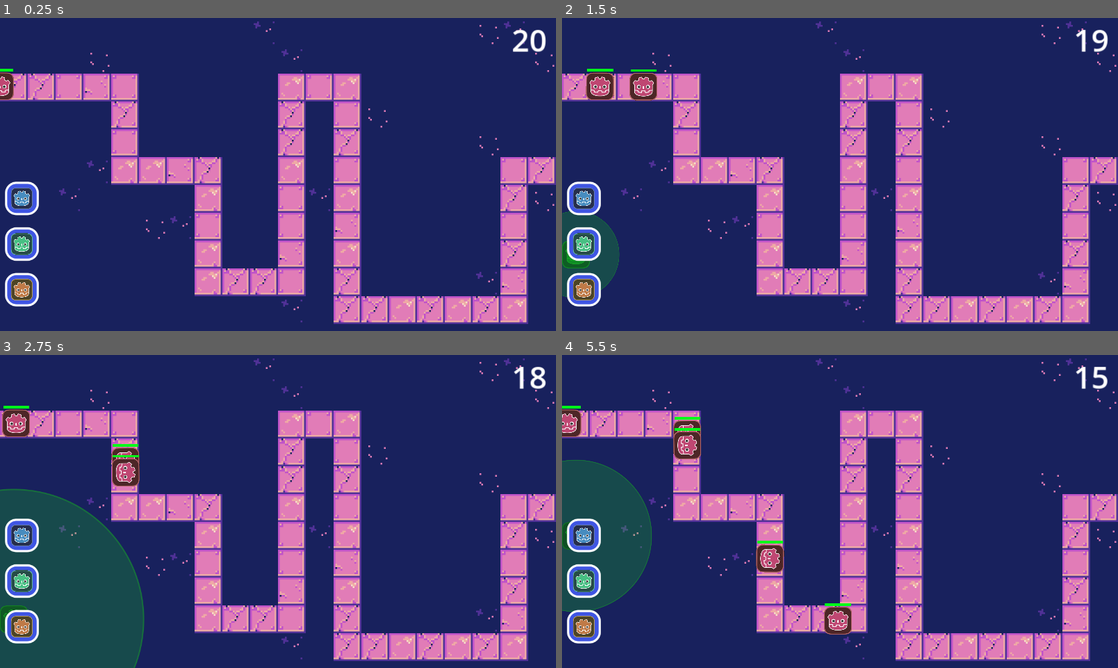
Above: before the commit, frames 1-4 (two rows, left to right).
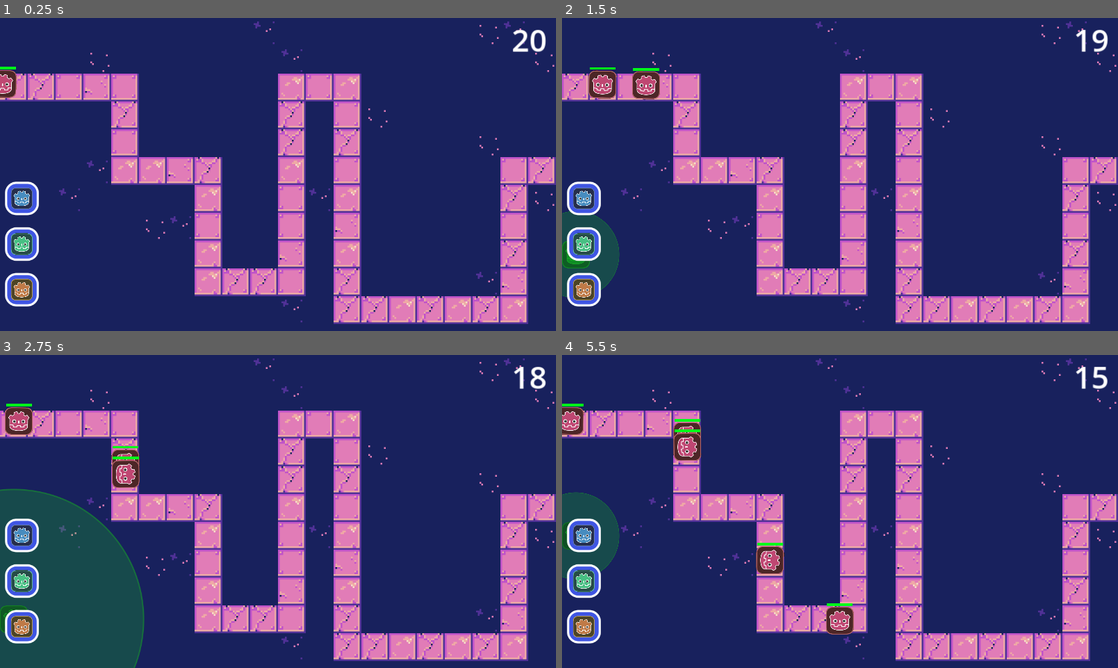
Above: after the commit, the same moments.

Repository: Galitie/20-sec-game-jam
Game: Godot game, scene res://Main.tscn
Two runs of this game, one before a commit and one after it. Both use one fixed random seed, a clock stepped at 60 frames per second and the inputs below.
Inputs (mouse positions are in pixels of both pictures, inside the frame that each line leads up to):
- Up to frame 1 (0.25 s): no input
- Up to frame 2 (1.5 s): click (584, 199) at 0.5 s; click (584, 243) at 1.25 s
- Up to frame 3 (2.75 s): click (22, 627) at 2 s
- Up to frame 4 (5.5 s): click (584, 536) at 2.75 s; click (584, 580) at 3.5 s; click (584, 627) at 4.25 s; click (584, 536) at 5 s

The runs differ from the first frame. In frame 1, 0.2% of the frame differs, in the area x 0-3%, y 15-27%; in frame 2, 0.7%; in frame 3, 0.7%; in frame 4, 4.8%, in the area x 0-53%, y 15-90%.

Commit message:
enemies can be damaged by clicking them

Diff:
--- a/Globals.gd
+++ b/Globals.gd
@@ -14,6 +14,8 @@
 	{"hp": 5, "speed": 150},
 	{"hp": 10, "speed": 250},
 	{"hp": 3, "speed": 100},
+	{"hp": 3, "speed": 100},
+	{"hp": 3, "speed": 100},
 ]
 
 # only 3 towers available for prototype, don't add more but feel free to change the values
@@ -23,7 +25,7 @@
 	"TowerType1" : {
 		"damage": 1,
 		"firerate": .5,
-		"range": 350},
+		"range": 200},
 	"TowerType2" : {
 		"damage": 3,
 		"firerate": 1,
--- a/Main.tscn
+++ b/Main.tscn
@@ -128,7 +128,7 @@
 
 [sub_resource type="Curve2D" id="Curve2D_l10r2"]
 _data = {
-"points": PackedVector2Array(0, 0, 0, 0, -34.9505, 157, 0, 0, 0, 0, 290.347, 158, 0, 0, 0, 0, 292.341, 351, 0, 0, 0, 0,  …(220 unchanged characters)…
+"points": PackedVector2Array(0, 0, 0, 0, -28.9634, 151, 0, 0, 0, 0, 290.347, 156, 0, 0, 0, 0, 292.341, 351, 0, 0, 0, 0,  …(220 unchanged characters)…
 }
 point_count = 12
 
--- a/Scenes/Enemies/EnemyLogic.gd
+++ b/Scenes/Enemies/EnemyLogic.gd
@@ -27,3 +27,8 @@
 
 func on_destroy():
 	self.queue_free()
+
+
+func _on_button_button_up():
+	on_hit(1)
+	print("ouchie!")
--- a/Scenes/Enemies/EnemyType1.tscn
+++ b/Scenes/Enemies/EnemyType1.tscn
@@ -15,6 +15,14 @@
 [node name="Area2D" type="Area2D" parent="." groups=["enemy"]]
 scale = Vector2(0.5, 0.5)
 
+[node name="Button" type="Button" parent="Area2D"]
+modulate = Color(1, 1, 1, 0)
+custom_minimum_size = Vector2(128, 128)
+offset_left = -62.0
+offset_top = -62.0
+offset_right = 66.0
+offset_bottom = 66.0
+
 [node name="Sprite2D" type="Sprite2D" parent="Area2D"]
 texture = ExtResource("2_rjvyo")
 
@@ -28,3 +36,5 @@
 offset_bottom = -34.0
 theme_override_styles/fill = SubResource("StyleBoxFlat_cwr8l")
 show_percentage = false
+
+[connection signal="button_up" from="Area2D/Button" to="." method="_on_button_button_up"]
